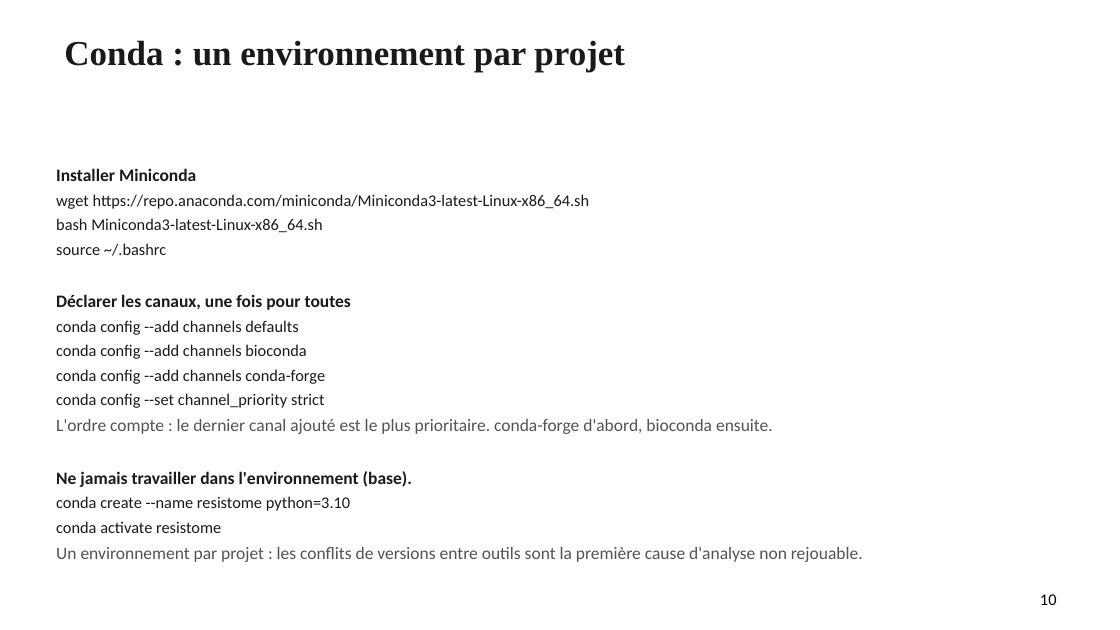
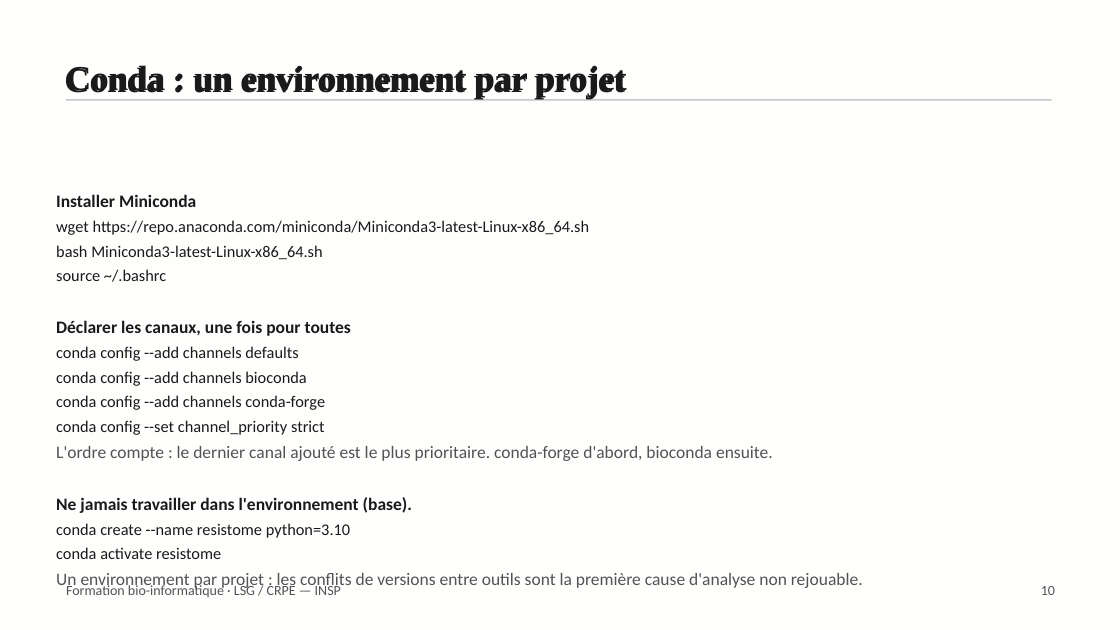
Before and after one commit to Hadji-gid/formation-bioinfo-sgq, a slide deck: slide 10 of diapositives/00_workflow_bioinformatique.pptx. Drawn at 1120x630 pixels with LibreOffice and Linux fonts; fonts in the diff are those of the drawing. Boxes give left, top, right and bottom in pixels: in the first picture for what was removed or moved away, otherwise in the second. Text is boxed around its words. In the diff, an @@ line names an element or a change of style, - is before the commit and + after.

Commit message:
diapositives: reporter le module 0 sur le gabarit commun
Les 27 planches sont reconstruites dans ressources/gabarit.pptx, et non
plus dans le masque d'origine : mêmes dispositions, même page de titre au
logo INSP, même filet gris sous le titre, même bas de page numéroté que
les modules 1 à 5. Les 34 images — organigrammes, captures de terminal,
exemples de formats — sont reportées à leur position, décalées vers le bas
lorsqu'elles passaient sous le filet.

```diff
--- a/diapositives/00_workflow_bioinformatique.pptx
+++ b/diapositives/00_workflow_bioinformatique.pptx
@@ background #FFFFFF to #FEFEFD @@
@@ text "Conda : un environnement par ..." rewrapped from (x1=64, y1=40, x2=625, y2=72) to (x1=56, y1=573, x2=264, y2=590) @@
@@ title added at (x1=64, y1=65, x2=625, y2=99), 30 pt, text #1A1A1A, bold @@
+Conda : un environnement par projet
@@ rectangle added at (x1=66, y1=99, x2=1052, y2=101), fill #C8C8C8 @@
@@ text "Installer Miniconda" moved from (x1=56, y1=168, x2=863, y2=562) to (x1=56, y1=194, x2=863, y2=590) @@
@@ text added at (x1=66, y1=583, x2=341, y2=597), 12 pt, text #535353 @@
+Formation bio-informatique · LSG / CRPE — INSP
@@ text "10" moved from (x1=1040, y1=594, x2=1057, y2=605) to (x1=1041, y1=586, x2=1055, y2=595) @@
@@ text "10" at (x1=1041, y1=586, x2=1055, y2=595): size 14 to 12 pt, text colour #000000 to #535353; line spacing 1 to 1.15 @@
```
Also in this commit, not shown: 25 other slides changed, 1 slide added, 1 slide removed, 1 other file.
